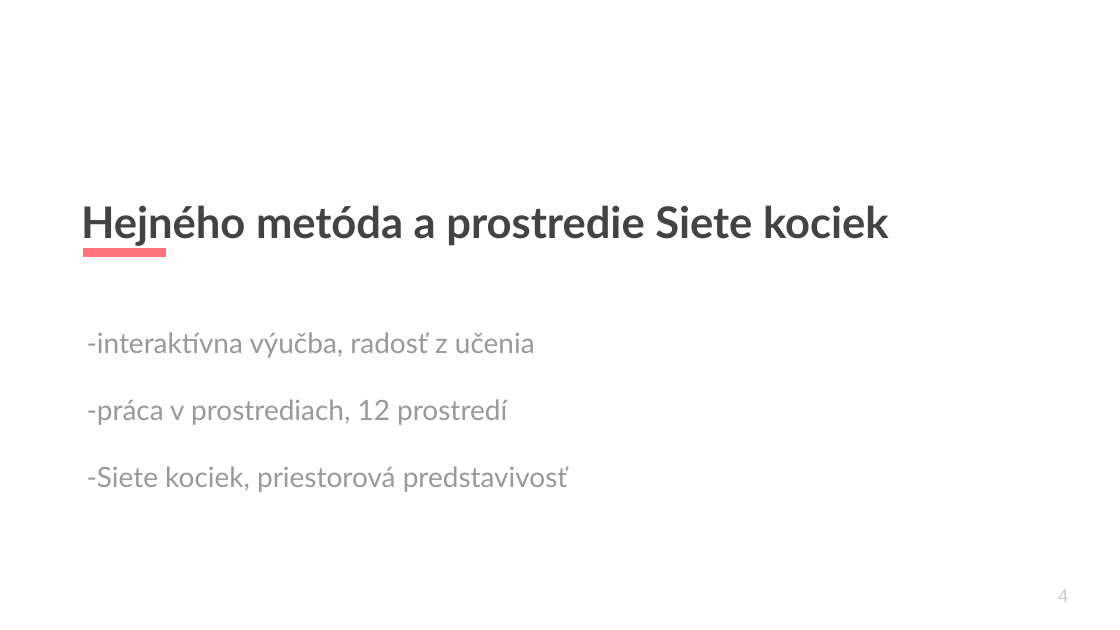
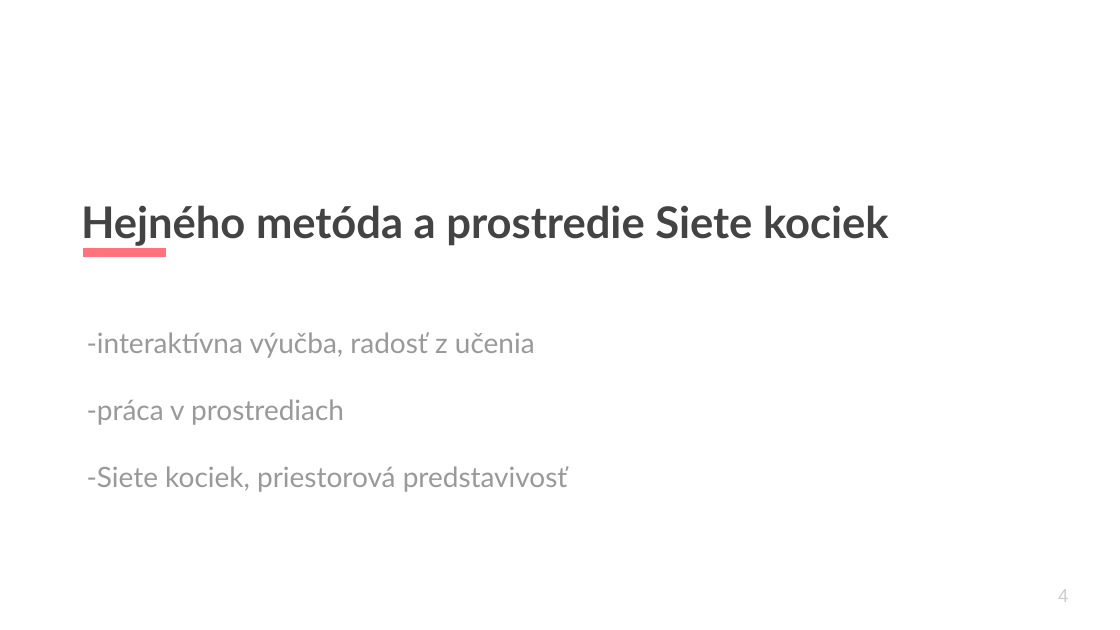
Before and after one commit to janaoravcova/Bachelor-thesis, a slide deck: slide 4 of Obhajoba.pptx. Drawn at 1120x630 pixels with LibreOffice and Linux fonts; fonts in the diff are those of the drawing. Boxes give left, top, right and bottom in pixels: in the first picture for what was removed or moved away, otherwise in the second. Text is boxed around its words. In the diff, an @@ line names an element or a change of style, - is before the commit and + after.

```diff
--- a/Obhajoba.pptx
+++ b/Obhajoba.pptx
@@ subtitle at [87, 399, 344, 425]: text changed @@
--práca v prostrediach, 12 prostredí
+-práca v prostrediach
```
Also in this commit, not shown: 2 other slides changed, 2 slides added.
